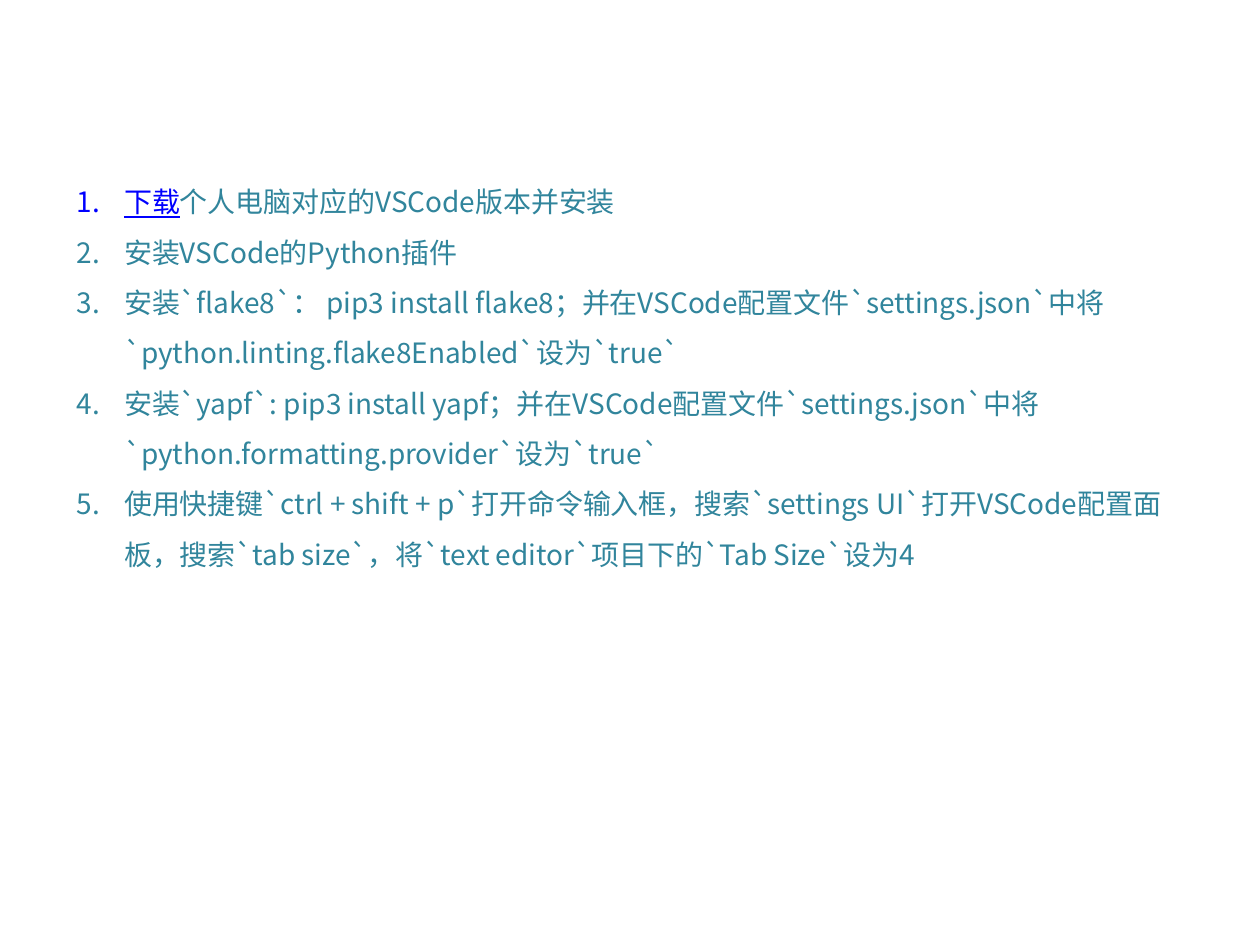
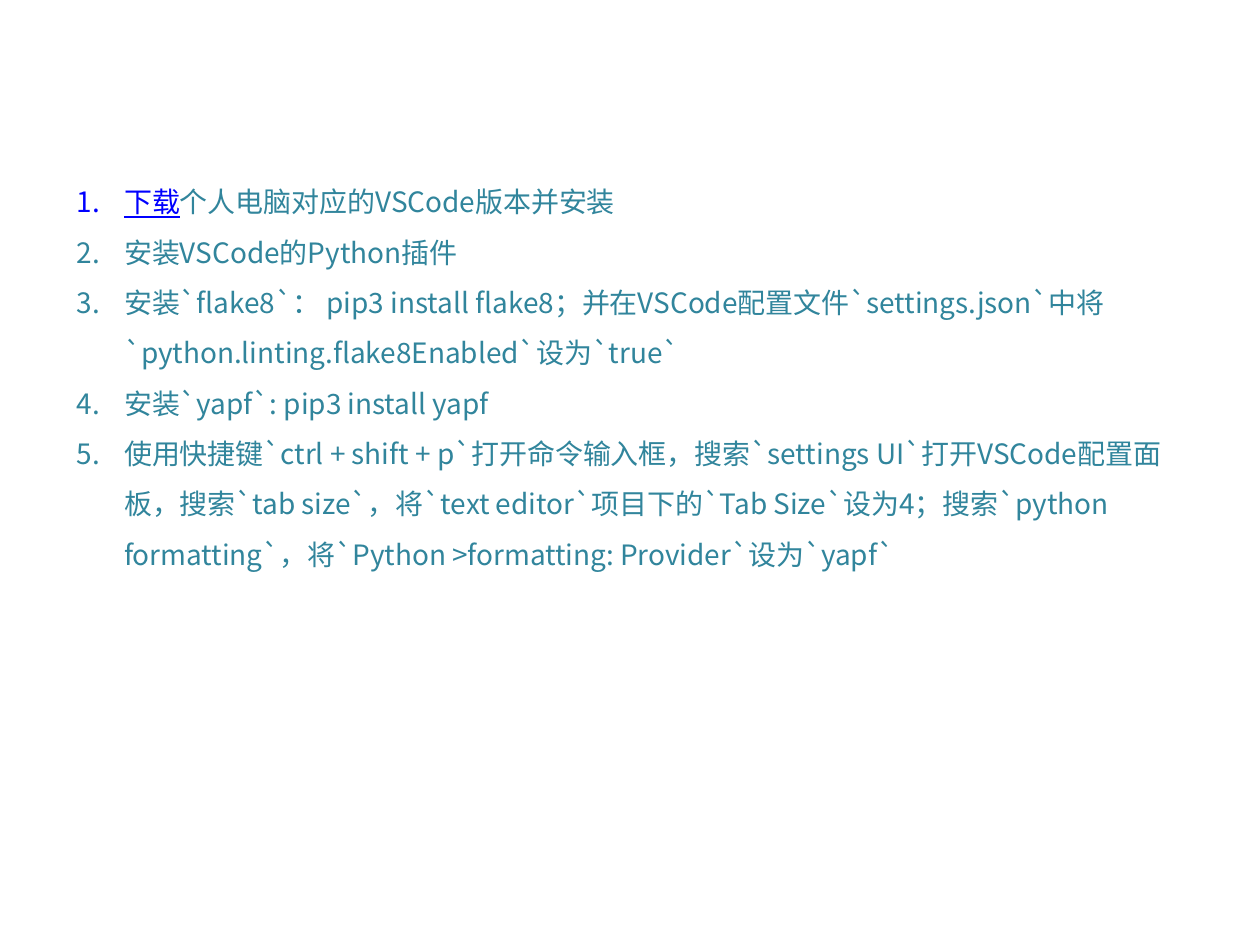
Before and after one commit to DataScienceCoding/Python-Web-Crawler, a slide deck: slide 7 of Python-Web-Crawler.pptx. Drawn at 1260x945 pixels with LibreOffice and Linux fonts; fonts in the diff are those of the drawing; background and template pictures are left out. Boxes give left, top, right and bottom in pixels: in the first picture for what was removed or moved away, otherwise in the second. Text is boxed around its words. In the diff, an @@ line names an element or a change of style, - is before the commit and + after.

```diff
--- a/Python-Web-Crawler.pptx
+++ b/Python-Web-Crawler.pptx
@@ text at (124,390,1161,572): text changed @@
-4. 安装`yapf`: pip3 install yapf；并在VSCode配置文件`settings.json`中将`python.formatting.provider`设为`true`
-5. 使用快捷键`ctrl + shift + p`打开命令输入框，搜索`settings UI`打开VSCode配置面板，搜索`tab size`，将`text editor`项目下的`Tab Size`设为4
+4. 安装`yapf`: pip3 install yapf
+5. 使用快捷键`ctrl + shift + p`打开命令输入框，搜索`settings UI`打开VSCode配置面板，搜索`tab size`，将`text editor`项目下的`Tab Size`设为4；搜索`python formatting`，将`Python >formatting: Provider`设为`yapf`
```
Also in this commit, not shown: 16 slides added, 9 other files.
